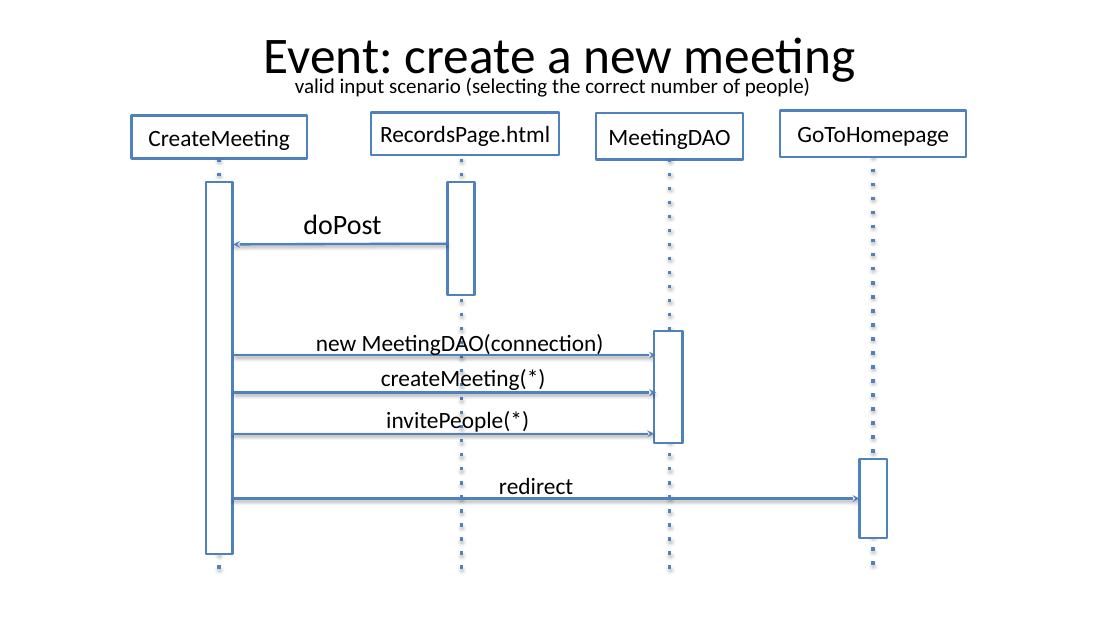
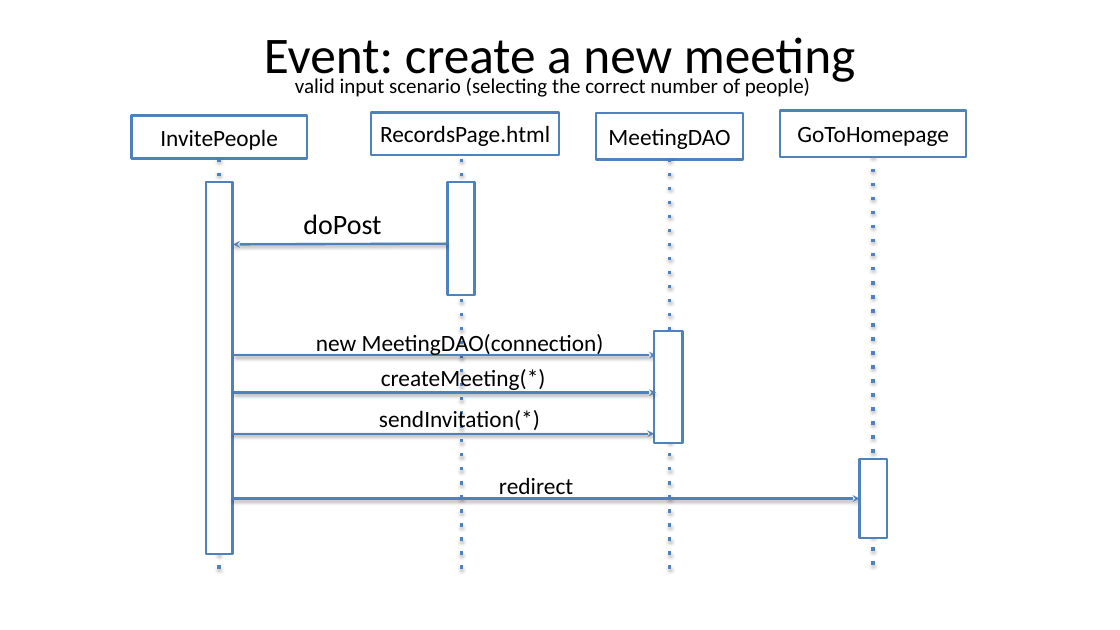
Before and after one commit to FrancescaGrimaldi/TIWProject-2022, a slide deck: slide 17 of ppt/tiw pure html + notes.pptx. Drawn at 1120x630 pixels with LibreOffice and Linux fonts; fonts in the diff are those of the drawing. Boxes give left, top, right and bottom in pixels: in the first picture for what was removed or moved away, otherwise in the second. Text is boxed around its words. In the diff, an @@ line names an element or a change of style, - is before the commit and + after.

```diff
--- a/ppt/tiw pure html + notes.pptx
+++ b/ppt/tiw pure html + notes.pptx
@@ text in rectangle at <box>160,129,278,150</box>: text changed @@
-CreateMeeting
+InvitePeople
@@ text at <box>379,410,540,434</box>: text changed @@
-invitePeople(*)
+sendInvitation(*)
```
Also in this commit, not shown: 6 other slides changed, 3 other files.
